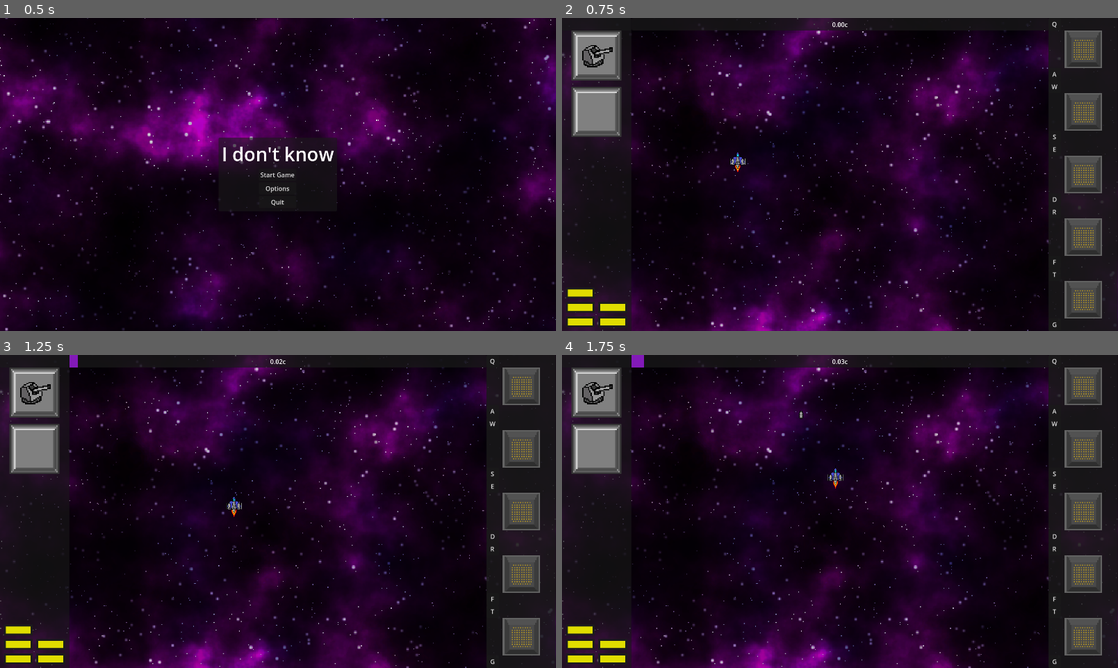
Above: before the commit, frames 1-4 (two rows, left to right).
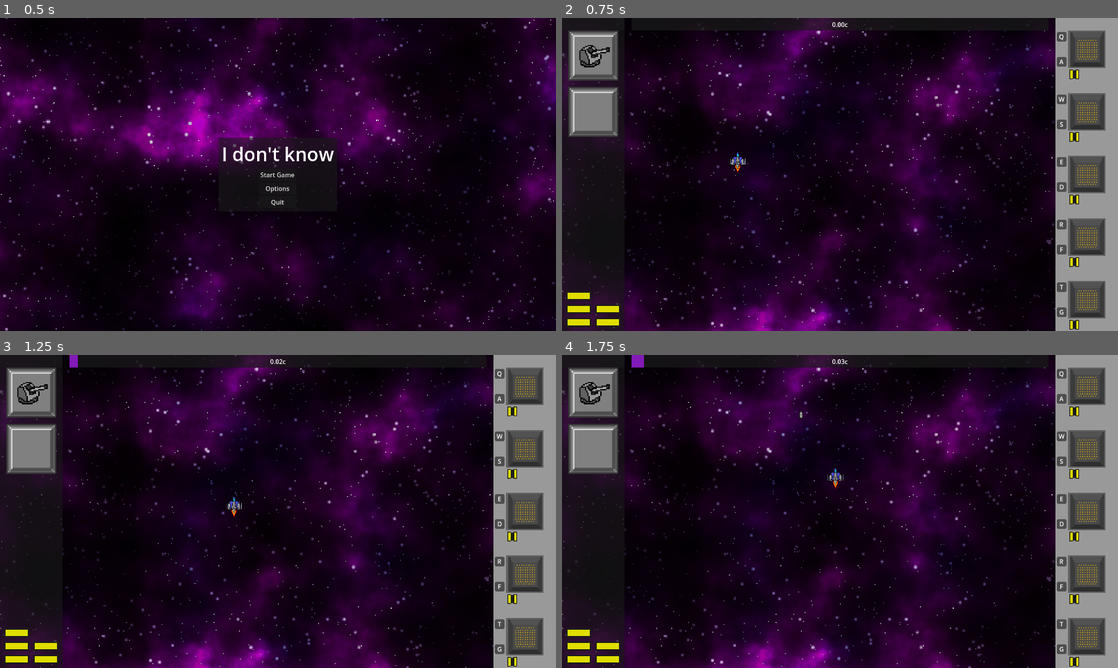
Above: after the commit, the same moments.

Repository: DigitsCodeCompendium/game.MJ198
Game: Godot game, scene res://scenes/title_screen/title_screen.tscn
Same seed, same stepped clock (60 frames per second), same inputs: the game is played once before the commit and once after it. The engine's default icon, where the game draws it, is replaced by a stand-in: a white triangle on a blue panel in a dark square.
Inputs (mouse positions are in pixels of both pictures, inside the frame that each line leads up to):
- Up to frame 1 (0.5 s): no input
- Up to frame 2 (0.75 s): click "Start Game" at 0.5 s
- Up to frame 3 (1.25 s): no input
- Up to frame 4 (1.75 s): click (1056, 361) at 1.25 s, where only the run before the commit has a clickable "Q"

Frame 1 is identical in both runs. In frame 2, 9.8% of the frame differs, in the area x 1-100%, y 0-100%; in frame 3, 9.8%; in frame 4, 9.8%.
Error in both runs: Invalid access to property or key 'volume_music' on a base object of type 'Dictionary'. (res://scenes/player_options.gd:22)

Commit message:
Auto stash before merge of "main" and "origin/main"

Diff:
--- a/resources/weapons/player/player_cannon.tres
+++ b/resources/weapons/player/player_cannon.tres
@@ -3,7 +3,6 @@
 [ext_resource type="PackedScene" uid="uid://cfr6dshc1ngsh" path="res://scenes/systems/weapons/cannon/basic_bullet.tscn" id="1_016k3"]
 [ext_resource type="Script" uid="uid://ci7we2a0ieoim" path="res://scenes/systems/weapons/cannon/cannon_weapon.gd" id="2_b0lur"]
 [ext_resource type="Texture2D" uid="uid://c6k4yokkjgfxh" path="res://assets/weapon_icons/cannon/cannon_weapon.png" id="3_qv57d"]
-[ext_resource type="AudioStream" uid="uid://cexxkfs374sut" path="res://assets/sound_effects/cannon.mp3" id="4_b0lur"]
 
 [resource]
 script = ExtResource("2_b0lur")
--- a/scenes/systems/weapons/shotgun/shotgun_weapon.gd
+++ b/scenes/systems/weapons/shotgun/shotgun_weapon.gd
@@ -3,6 +3,7 @@
 
 @export var base_number_of_projectiles: int = 6
 @export var base_spread: float = 40
+
 
 func get_icon():
 	return weapon_icon
--- a/scenes/user_interface/module/module.gd
+++ b/scenes/user_interface/module/module.gd
@@ -26,14 +26,16 @@
 @onready var power_down_button = get_node("%DecreasePower")
 @onready var mod_icon = get_node("%ModuleSprite")
 @onready var mod_background = get_node("%ModuleBackground")
+@onready var increase_power_label: Label = %IncreasePowerLabel
+@onready var decrease_power_label: Label = %DecreasePowerLabel
 
 
 
 func set_slot(slot: int):
 	var increase_power_binding = InputMap.action_get_events("power_up_module_%d" % (slot + 1))[0]
 	var decrease_power_binding = InputMap.action_get_events("power_down_module_%d" % (slot + 1))[0]
-	power_up_button.text = increase_power_binding.as_text().substr(0, 1)
-	power_down_button.text = decrease_power_binding.as_text().substr(0, 1)
+	increase_power_label.text = increase_power_binding.as_text().substr(0, 1)
+	decrease_power_label.text = decrease_power_binding.as_text().substr(0, 1)
 
 func update_module(mod: ModuleSlot) -> void:
 	print("received module update")
--- a/scenes/user_interface/module/module.tscn
+++ b/scenes/user_interface/module/module.tscn
@@ -1,16 +1,20 @@
-[gd_scene load_steps=5 format=3 uid="uid://b54uo5otbvimt"]
+[gd_scene load_steps=7 format=3 uid="uid://b54uo5otbvimt"]
 
 [ext_resource type="Script" uid="uid://1xgxtcrnhjnk" path="res://scenes/user_interface/module/module.gd" id="1_raokp"]
 [ext_resource type="Texture2D" uid="uid://cj0iuo6vlnbsd" path="res://assets/module_icons/emptyslot.png" id="2_7vxq3"]
 [ext_resource type="Texture2D" uid="uid://b8yq1ryeyw6xj" path="res://assets/module_icons/basic_background.png" id="2_na2qk"]
 [ext_resource type="Texture2D" uid="uid://c4rw7ixga2j3q" path="res://assets/module_icons/active_min_power.png" id="4_i6xls"]
 
+[sub_resource type="StyleBoxFlat" id="StyleBoxFlat_i6xls"]
+
+[sub_resource type="SystemFont" id="SystemFont_i6xls"]
+
 [node name="Module" type="Control"]
 custom_minimum_size = Vector2(160, 160)
 layout_mode = 3
 anchors_preset = 0
 offset_right = 160.0
-offset_bottom = 164.0
+offset_bottom = 160.0
 size_flags_vertical = 3
 script = ExtResource("1_raokp")
 
@@ -21,26 +25,45 @@
 anchor_bottom = 1.0
 grow_horizontal = 2
 grow_vertical = 2
+theme_override_styles/panel = SubResource("StyleBoxFlat_i6xls")
 
-[node name="IncreasePower" type="Button" parent="."]
+[node name="VBoxContainer" type="VBoxContainer" parent="."]
+layout_mode = 0
+offset_top = 32.0
+offset_right = 32.0
+offset_bottom = 128.0
+theme_override_constants/separation = 32
+
+[node name="IncreasePowerContainer" type="CenterContainer" parent="VBoxContainer"]
+custom_minimum_size = Vector2(32, 32)
+layout_mode = 2
+
+[node name="IncreasePower" type="Button" parent="VBoxContainer/IncreasePowerContainer"]
 unique_name_in_owner = true
-custom_minimum_size = Vector2(32, 32)
-layout_mode = 1
-offset_right = 32.0
-offset_bottom = 32.0
+custom_minimum_size = Vector2(24, 24)
+layout_mode = 2
+theme_override_fonts/font = SubResource("SystemFont_i6xls")
+theme_override_font_sizes/font_size = 16
+
+[node name="IncreasePowerLabel" type="Label" parent="VBoxContainer/IncreasePowerContainer"]
+unique_name_in_owner = true
+layout_mode = 2
 text = "Q"
 
-[node name="DecreasePower" type="Button" parent="."]
+[node name="DecreasePowerContainer" type="CenterContainer" parent="VBoxContainer"]
+custom_minimum_size = Vector2(32, 32)
+layout_mode = 2
+size_flags_vertical = 4
+
+[node name="DecreasePower" type="Button" parent="VBoxContainer/DecreasePowerContainer"]
 unique_name_in_owner = true
-custom_minimum_size = Vector2(32, 32)
-layout_mode = 1
-anchors_preset = 2
-anchor_top = 1.0
-anchor_bottom = 1.0
-offset_top = -32.0
-offset_right = 32.0
-grow_vertical = 0
+custom_minimum_size = Vector2(24, 24)
+layout_mode = 2
 size_flags_vertical = 10
+
+[node name="DecreasePowerLabel" type="Label" parent="VBoxContainer/DecreasePowerContainer"]
+unique_name_in_owner = true
+layout_mode = 2
 text = "A"
 
 [node name="ModuleContainer" type="CenterContainer" parent="."]
@@ -85,16 +108,16 @@
 anchor_top = 1.0
 anchor_right = 1.0
 anchor_bottom = 1.0
-offset_left = 24.0
+offset_left = 22.0
 offset_top = -32.0
-offset_right = -24.0
+offset_right = -20.666992
 grow_horizontal = 2
 grow_vertical = 0
-scale = Vector2(0.875, 0.875)
+scale = Vector2(0.75, 0.75)
 pivot_offset = Vector2(56, 16)
 
 [node name="MinPower" type="TextureRect" parent="EnergyContainer"]
-visible = false
+texture_filter = 1
 custom_minimum_size = Vector2(32, 32)
 layout_mode = 2
 size_flags_vertical = 4
--- a/scenes/user_interface/user_interface.tscn
+++ b/scenes/user_interface/user_interface.tscn
@@ -32,7 +32,6 @@
 [node name="LeftPanel" type="PanelContainer" parent="."]
 layout_mode = 1
 anchors_preset = -1
-anchor_right = 0.125
 anchor_bottom = 1.0
 metadata/_edit_use_anchors_ = true
 
@@ -102,7 +101,7 @@
 [node name="RightPanel" type="PanelContainer" parent="."]
 layout_mode = 1
 anchors_preset = -1
-anchor_left = 0.875
+anchor_left = 1.0
 anchor_right = 1.0
 anchor_bottom = 1.0
 grow_horizontal = 0
